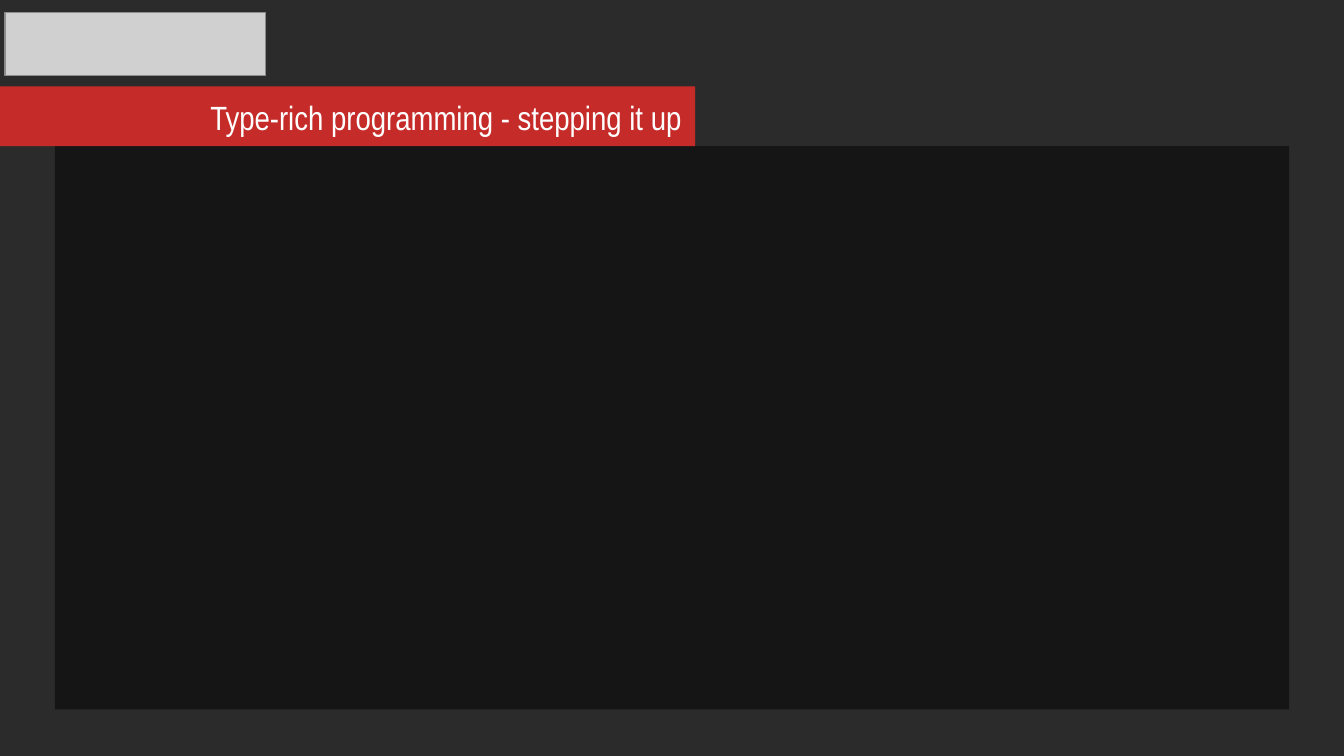
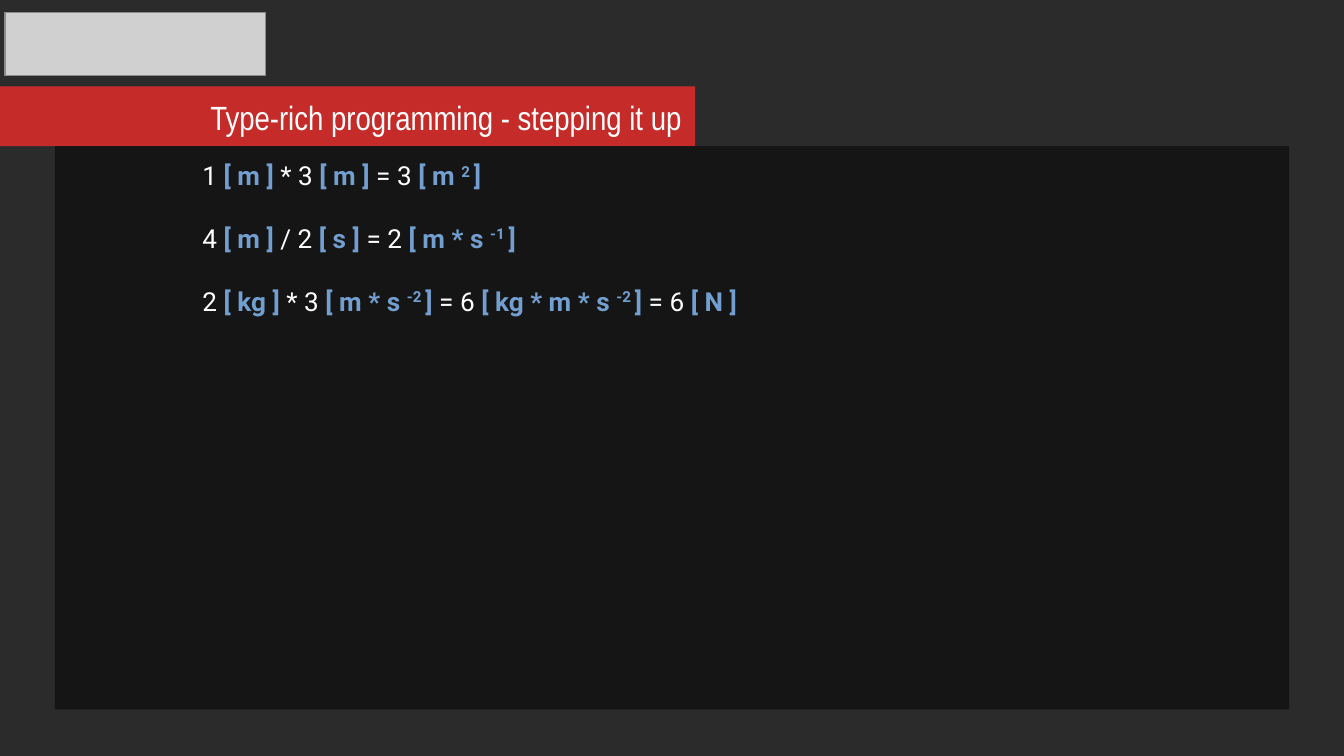
Before and after one commit to mikosz/type-safety, a slide deck: slide 14 of ask-not-what-you-can-do-for-the-compiler.odp. Drawn at 1344x756 pixels with LibreOffice and Linux fonts; fonts in the diff are those of the drawing; grey boxes stand for pictures; background and template pictures are left out; a plain dark background stands for a picture behind light text. Boxes give left, top, right and bottom in pixels: in the first picture for what was removed or moved away, otherwise in the second. Text is boxed around its words. In the diff, an @@ line names an element or a change of style, - is before the commit and + after.

```diff
--- a/ask-not-what-you-can-do-for-the-compiler.odp
+++ b/ask-not-what-you-can-do-for-the-compiler.odp
@@ text in rectangle at box(202, 166, 723, 317): text added @@
+1 [ m ] * 3 [ m ] = 3 [ m 2 ]
+4 [ m ] / 2 [ s ] = 2 [ m * s -1 ]
+2 [ kg ] * 3 [ m * s -2 ] = 6 [ kg * m * s -2 ] = 6 [ N ]
```
Also in this commit, not shown: 2 other slides changed, 3 slides added, 6 slides removed.
